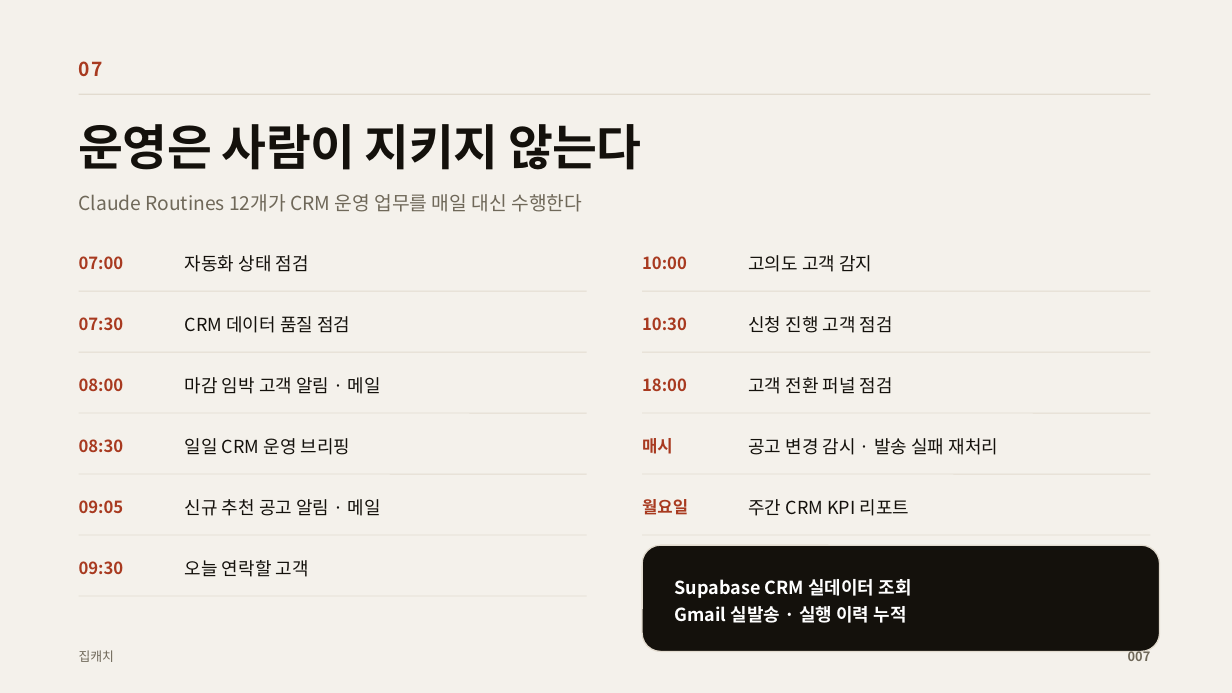
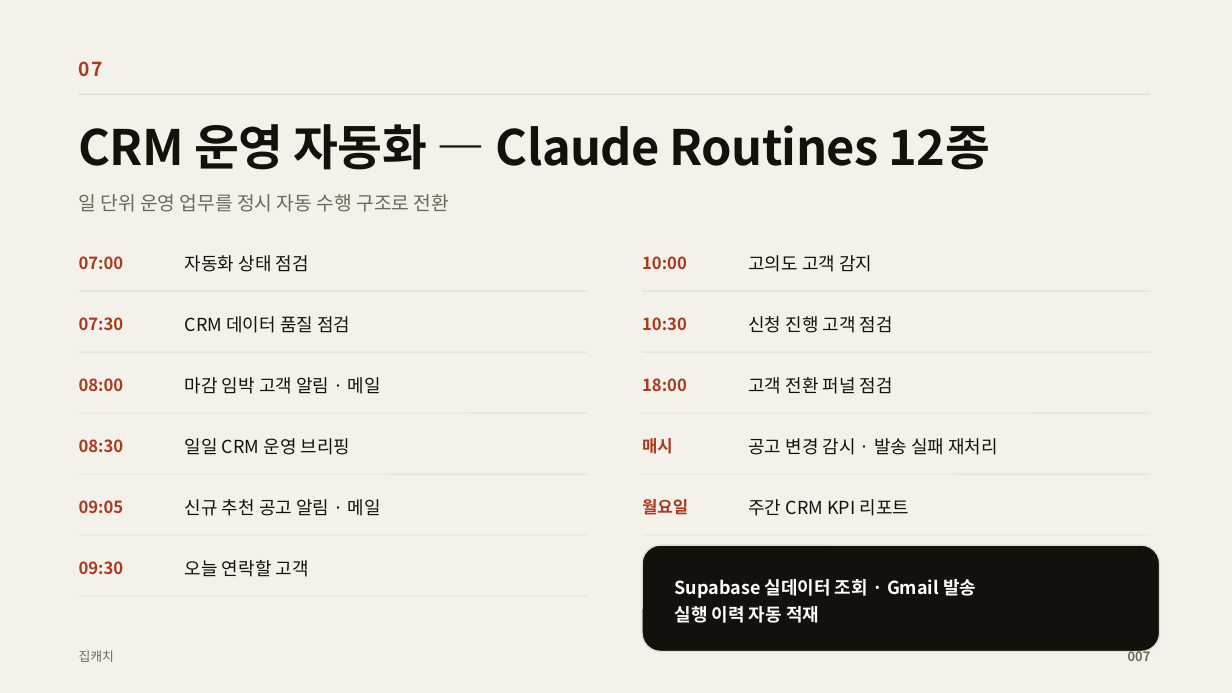
Before and after one commit to yubinxe/ch_insight, a slide deck: slide 8 of docs/presentation/집캐치_IR.pptx. Drawn at 1232x693 pixels with LibreOffice and Linux fonts; fonts in the diff are those of the drawing. Boxes give left, top, right and bottom in pixels: in the first picture for what was removed or moved away, otherwise in the second. Text is boxed around its words. In the diff, an @@ line names an element or a change of style, - is before the commit and + after.

```diff
--- a/docs/presentation/집캐치_IR.pptx
+++ b/docs/presentation/집캐치_IR.pptx
@@ text at bbox=[79, 124, 990, 170]: text changed @@
-운영은 사람이 지키지 않는다
+CRM 운영 자동화 — Claude Routines 12종
@@ text at bbox=[79, 194, 449, 212]: text changed @@
-Claude Routines 12개가 CRM 운영 업무를 매일 대신 수행한다
+일 단위 운영 업무를 정시 자동 수행 구조로 전환
@@ text at bbox=[674, 579, 976, 623]: text changed @@
-Supabase CRM 실데이터 조회
-Gmail 실발송 · 실행 이력 누적
+Supabase 실데이터 조회 · Gmail 발송
+실행 이력 자동 적재
```
Also in this commit, not shown: 9 other slides changed, 2 other files.
